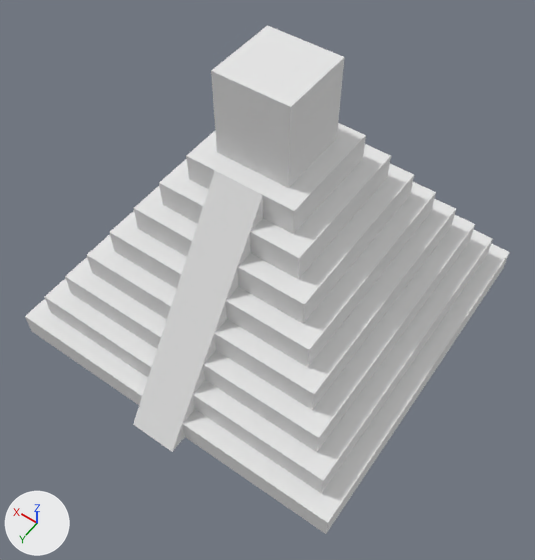
An edit to the Blender file section2/maya_pyramid2.blend, drawn before and after from the same camera.
Both versions are drawn from a camera (50 mm lens) standing at (-11.1, 16.2, 26.5) and looking at (-1.1, 2.2, 4.5). Arrows for +X, +Y and +Z are at lower left; the lights stay in place.

In view in the first picture: 'Pyramid'.
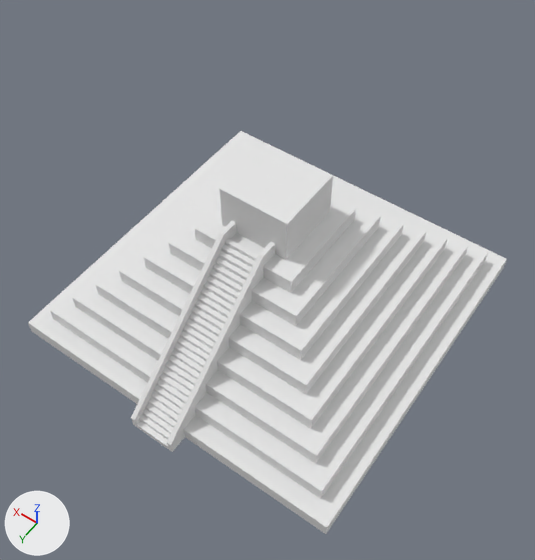
Commit message: Add stairs to pyramid

Pixel boxes (x1, y1, x2, y2) of what changed, in the pictures (535 x 560 px):
'Pyramid', reshaped, moved, rescaled (21% shorter): before (25, 25, 510, 534); after (28, 131, 507, 534)
'Stairs', added: after (136, 238, 258, 448)
part 1 of me_cube, cut back: before (172, 57, 345, 452); after (131, 176, 333, 452)

The edits, one by one:
me_cube is used by ob_pyramid; location (0.0, 0.0, 0.34); scale (7.5, 7.5, 0.25).
me_cube had 184 vertices, 166 faces, 1 loose edge and spanned x -1.0..1.0, y -1.0..1.1, z -1.3..48.0.
me_cube now has 166 vertices, 148 faces, 1 loose edge and spans x -1.0..1.0, y -1.0..1.1, z -1.3..48.0.
Part 1, on me_cube:
30 vertices are removed from x -0.4..0.4, y -0.4..1.0, z -1.3..34.6.
49 faces are deleted.
4 vertices in x -0.1..0.1, y 0.3, z 30.1 move by (0.0, 0.0, 8.5).
6 vertices are added at (0.1, 1.1, -1.3), (0.1, 0.3, 34.6), (0.1, 1.1, 2.7), (-0.1, 1.1, -1.3), (-0.1, 0.3, 34.6), (-0.1, 1.1, 2.7).
6 new vertices lie (0.0, 0.0, 4.0) away from vertices in x -0.1..0.1, y 0.2..1.1, z -1.3..34.6.
31 new faces join them.
Mesh me_cube_002 is new.
It has 268 vertices, 206 faces and spans x -1.0..1.0, y -1.0..61.2, z -53.2..1.0.
Object 'Pyramid' (ob_pyramid) moves from (0.0, 0.0, 0.34) to (0.0, 0.0, 0.2).
Object 'Pyramid' (ob_pyramid) is rescaled from (7.5, 7.5, 0.25) to (7.5, 7.5, 0.146).
Object 'Stairs' (ob_stairs) is new; it shows me_cube_002.
Its location is (0.0, 2.14, 5.36).
Its scale is (0.8, 0.1, 0.1).
